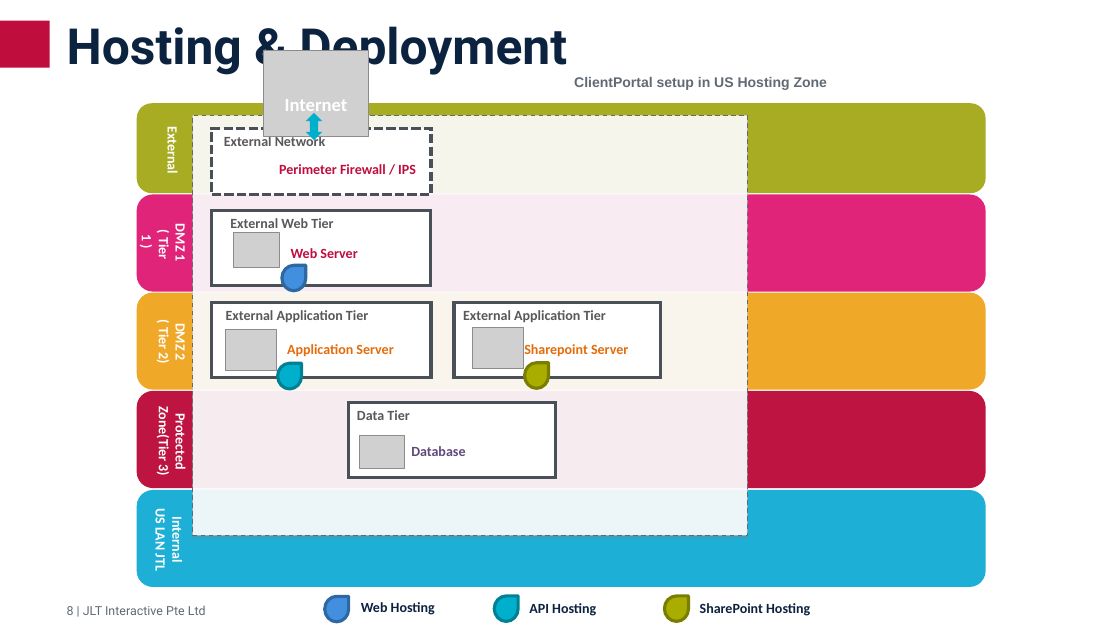
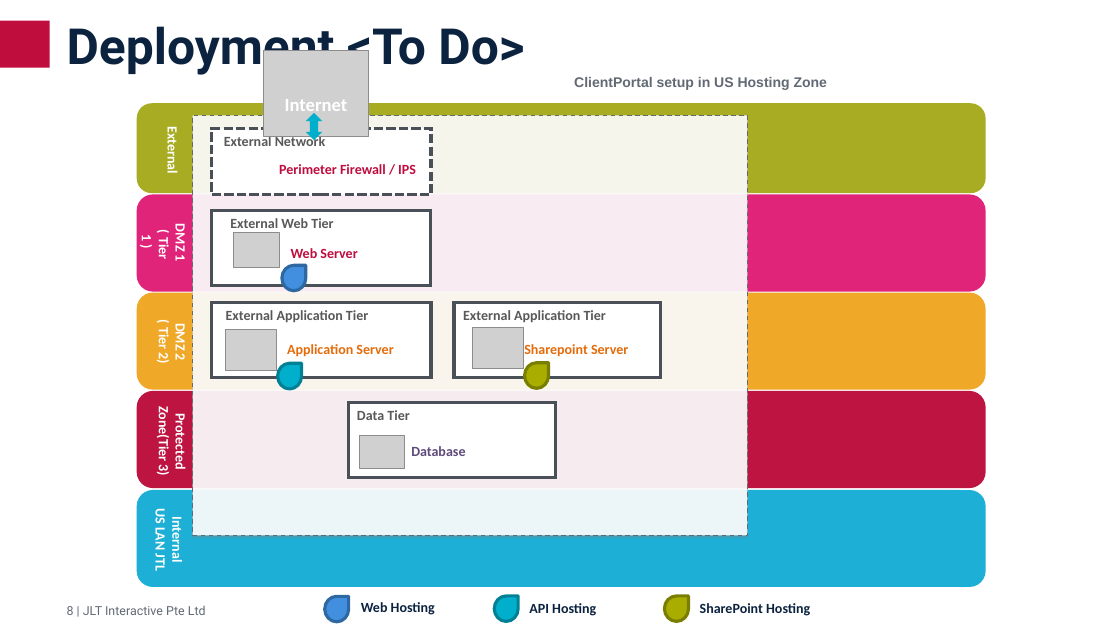
Before and after one commit to Prabhuduraik/Samples, a slide deck: slide 10 of JLTi_Sitecore-JLT Websites.ppt (slide 9 before the commit). Drawn at 1120x630 pixels with LibreOffice and Linux fonts; fonts in the diff are those of the drawing; grey boxes stand for pictures. Boxes give left, top, right and bottom in pixels: in the first picture for what was removed or moved away, otherwise in the second. Text is boxed around its words. In the diff, an @@ line names an element or a change of style, - is before the commit and + after.

```diff
--- a/JLTi_Sitecore-JLT Websites.ppt
+++ b/JLTi_Sitecore-JLT Websites.ppt
@@ title at [67, 26, 524, 76]: text changed @@
-Hosting & Deployment
+Deployment <To Do>
```
Also in this commit, not shown: 5 other slides changed, 1 slide added, 2 slides removed, 1 other file.
